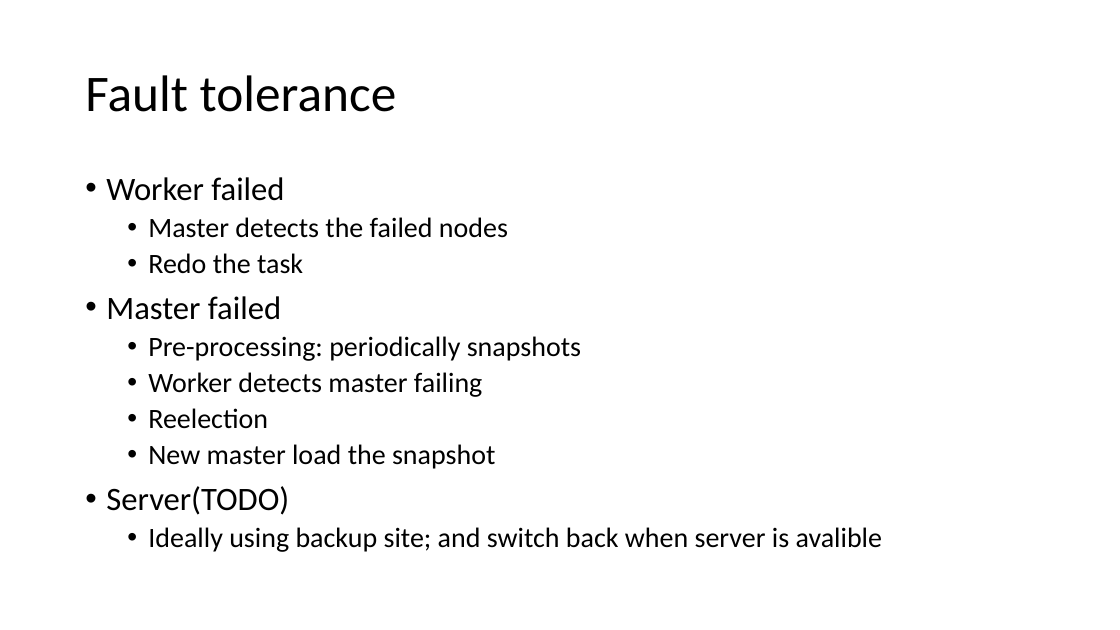
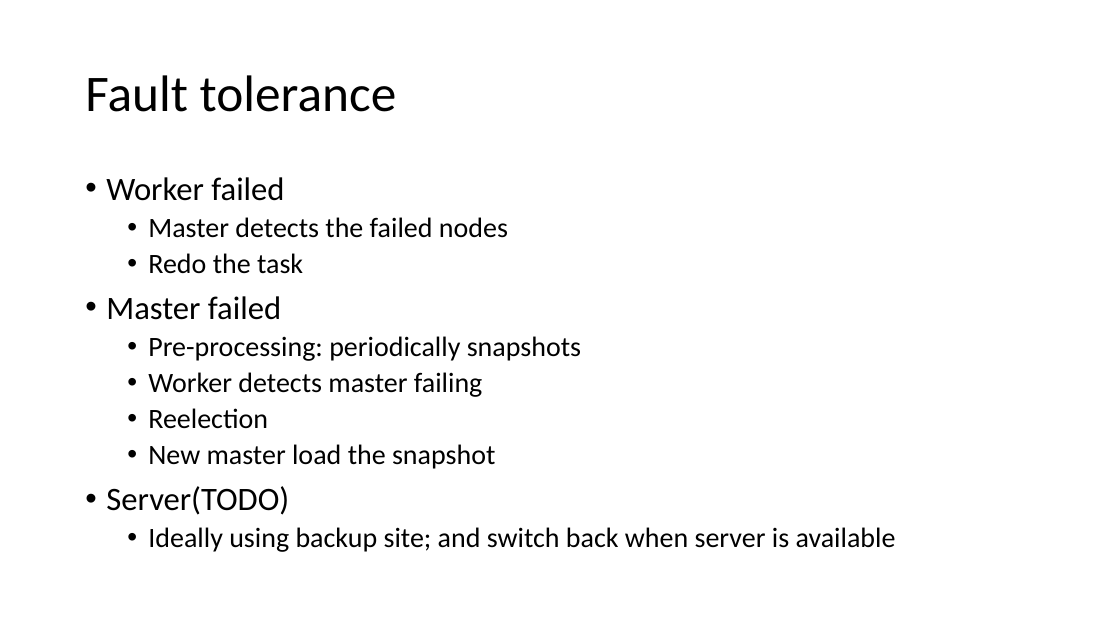
Before and after one commit to AdolphusEnvy/Master-thesis-project, a slide deck: slide 11 of Docs/meeting 5.20.pptx. Drawn at 1120x630 pixels with LibreOffice and Linux fonts; fonts in the diff are those of the drawing. Boxes give left, top, right and bottom in pixels: in the first picture for what was removed or moved away, otherwise in the second. Text is boxed around its words. In the diff, an @@ line names an element or a change of style, - is before the commit and + after.

Commit message:
summary of slides

```diff
--- a/Docs/meeting 5.20.pptx
+++ b/Docs/meeting 5.20.pptx
@@ text at box(148, 527, 896, 552): text changed @@
-  • Ideally using backup site; and switch back when server is avalible
+  • Ideally using backup site; and switch back when server is available
```
Also in this commit, not shown: 1 other file.
